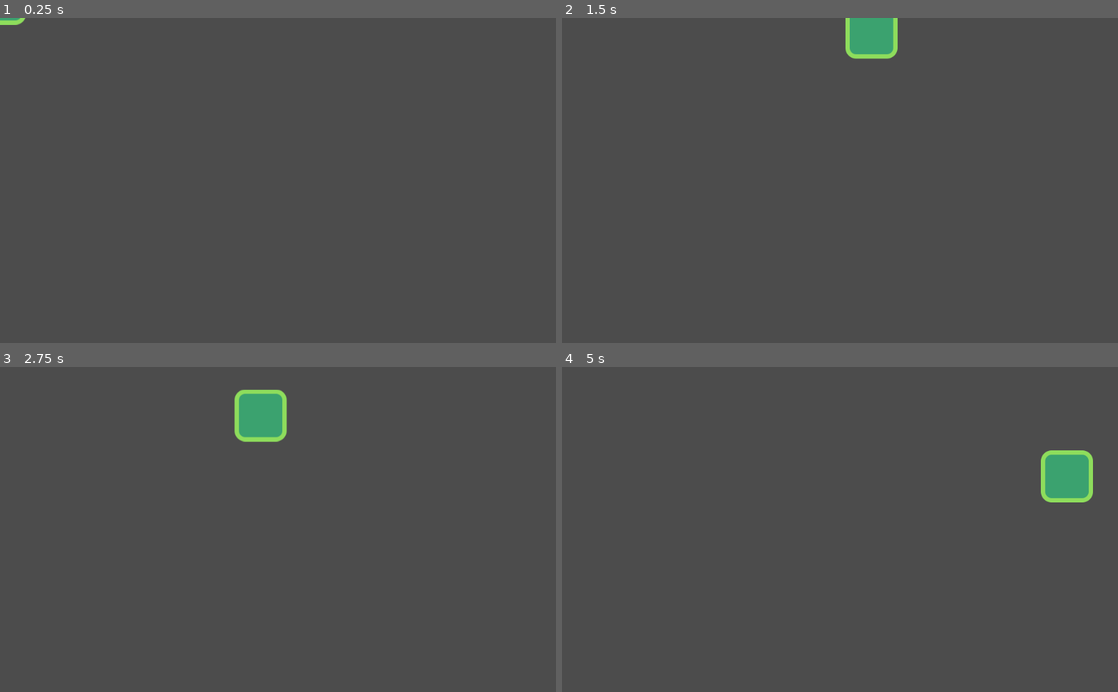
Above: before the commit, frames 1-4 (two rows, left to right).
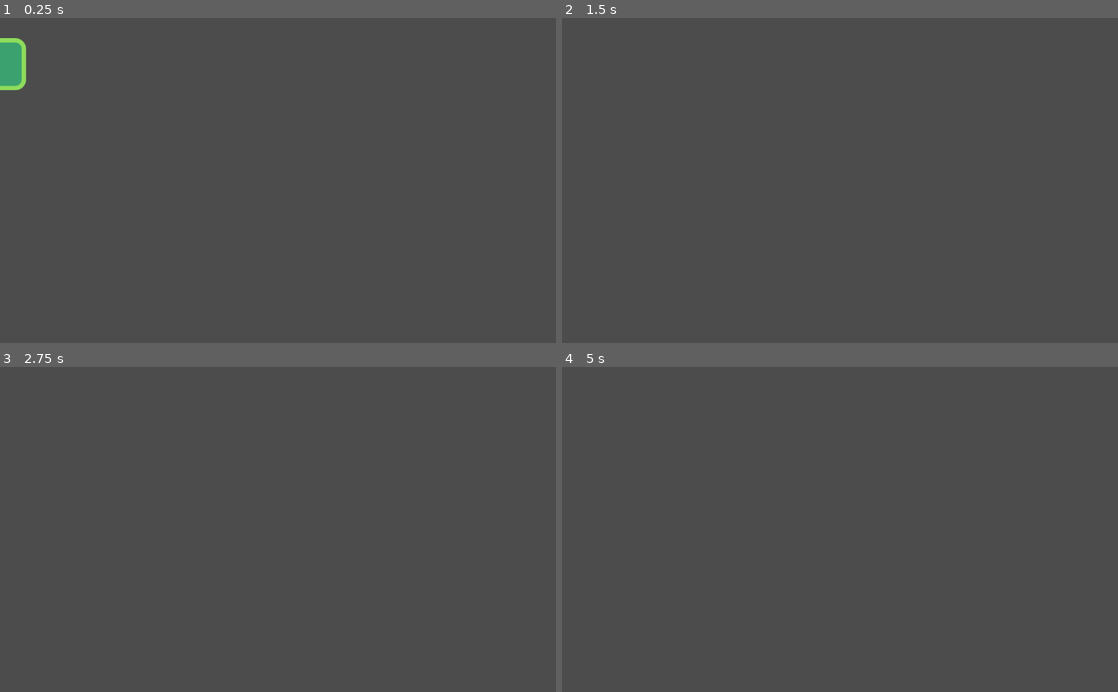
Above: after the commit, the same moments.

Repository: mati22124/testtt
Game: Godot game, scene res://ctors/plyer.tscn
Two runs of this game, one before a commit and one after it. Both use one fixed random seed, a clock stepped at 60 frames per second and the inputs below.
Inputs:
- Up to frame 1 (0.25 s): no input
- Up to frame 2 (1.5 s): hold Right (move_right) from 0.53 s (still down); tap Up (move_up) at 0.6, 0.77, 1.07, 1.35 s
- Up to frame 3 (2.75 s): tap Up (move_up) at 1.52, 1.82, 2.1 s; release Right (move_right) at 2.03 s; hold Left (move_left) from 2.03 s (still down)
- Up to frame 4 (5 s): release Left (move_left) at 2.78 s; hold Right (move_right) 2.78-4.28 s; tap Up (move_up) at 2.85, 3.02, 3.32, 3.6, 3.77, 4.07, 4.35, 4.52, 4.82 s; tap Enter at 4.25 s; hold Left (move_left) from 4.28 s (still down)

The runs differ from the first frame. In frame 1, 0.8% of the frame differs, in the area x 0-5%, y 0-23%; in frame 2, 1.2%; in frame 3, 1.5%, in the area x 42-52%, y 7-24%; in frame 4, 1.5%.

Commit message:
2/15 class

Diff:
--- a/LevelTemp.tscn
+++ b/LevelTemp.tscn
@@ -11,8 +11,8 @@
 collision_layer = 8
 collision_mask = 0
 format = 1
-tile_data = PoolIntArray( 0, 0, 0, 12, 0, 0, 65536, 0, 0, 65 …(116 unchanged characters)…  0, 0, 327692, 0, 0, 393216, 0, 0, 393221, 0, 0, 393222, 0, 0, 393228, 0, 0, 458752, 0, 0, 458753, 0, 0, 458 …(151 unchanged characters)…
+tile_data = PoolIntArray( 0, 0, 0, 12, 0, 0, 65536, 0, 0, 65 …(116 unchanged characters)…  0, 0, 327692, 0, 0, 393216, 0, 0, 393228, 0, 0, 458752, 0, 0, 458753, 0, 0, 458 …(151 unchanged characters)…
 
 [node name="PLyer" parent="." instance=ExtResource( 2 )]
-position = Vector2( 496, 114 )
+position = Vector2( 389, 177 )
 collision_mask = 8
--- a/ctors/ctor.gd
+++ b/ctors/ctor.gd
@@ -1,10 +1,9 @@
 extends KinematicBody2D
 class_name ctor
 
-export var gravity: = 3000.0
+const FLOOR_NORMAL:=Vector2.UP
+
+export var gravity: = 4000.0
 export var speed: = Vector2(300.0,1000.0)
-var velocity: =Vector2(0.0,0.0)
 
-func _physics_process(delta: float) -> void:
-	velocity.y += gravity*delta
-	velocity = move_and_slide(velocity)
+var velocity: =Vector2.ZERO
--- a/ctors/plyer.gd
+++ b/ctors/plyer.gd
@@ -1,6 +1,24 @@
 extends ctor
 
 func _physics_process(delta: float) -> void:
-	var direction:=Vector2(Input.get_action_strength("move_right")-Input.get_action_strength("move_left"),0.0)
-	velocity=speed*direction
-	velocity=move_and_slide(velocity)
+	var direction: = get_direction()
+	velocity=calculate_move_velocity(velocity,direction,speed)
+	velocity=move_and_slide(velocity, FLOOR_NORMAL)
+
+
+func get_direction() ->Vector2:
+	return Vector2(
+		Input.get_action_strength("move_right")-Input.get_action_strength("move_left"),
+		-1.0 if Input.is_action_just_pressed("move_up") and is_on_floor() else 1.0
+	)
+func calculate_move_velocity(
+	linear_velocity: Vector2,
+	speed: Vector2,
+	direction: Vector2
+	) -> Vector2:
+	var new_velocity:=linear_velocity
+	new_velocity.x=speed.x*direction.x
+	new_velocity.y += gravity* get_physics_process_delta_time()
+	if direction.y== -1.0:
+		new_velocity.y=speed.y*direction.y
+	return new_velocity
--- a/ctors/plyer.tscn
+++ b/ctors/plyer.tscn
@@ -8,6 +8,7 @@
 
 [node name="PLyer" type="KinematicBody2D"]
 script = ExtResource( 2 )
+speed = Vector2( 800, 1000 )
 
 [node name="CollisionShape2D" type="CollisionShape2D" parent="."]
 position = Vector2( 0, -44 )
